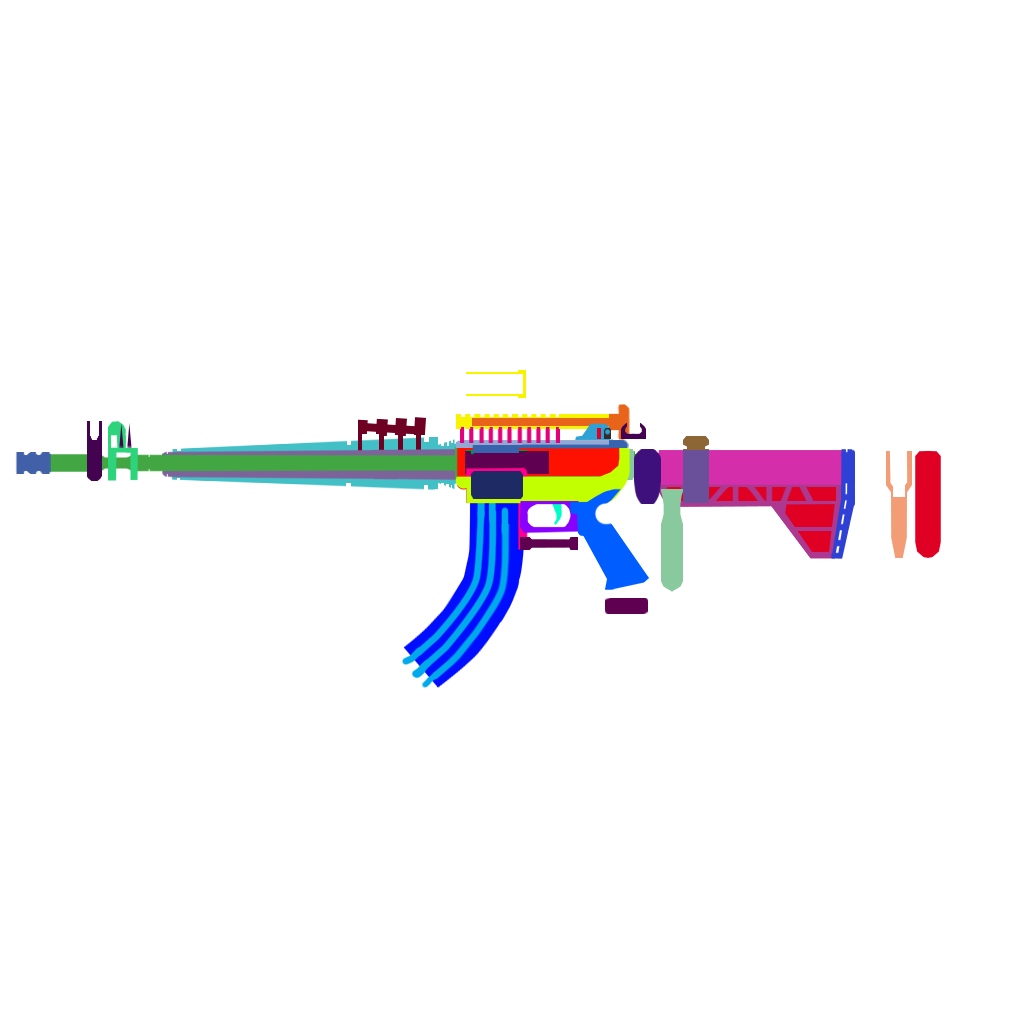
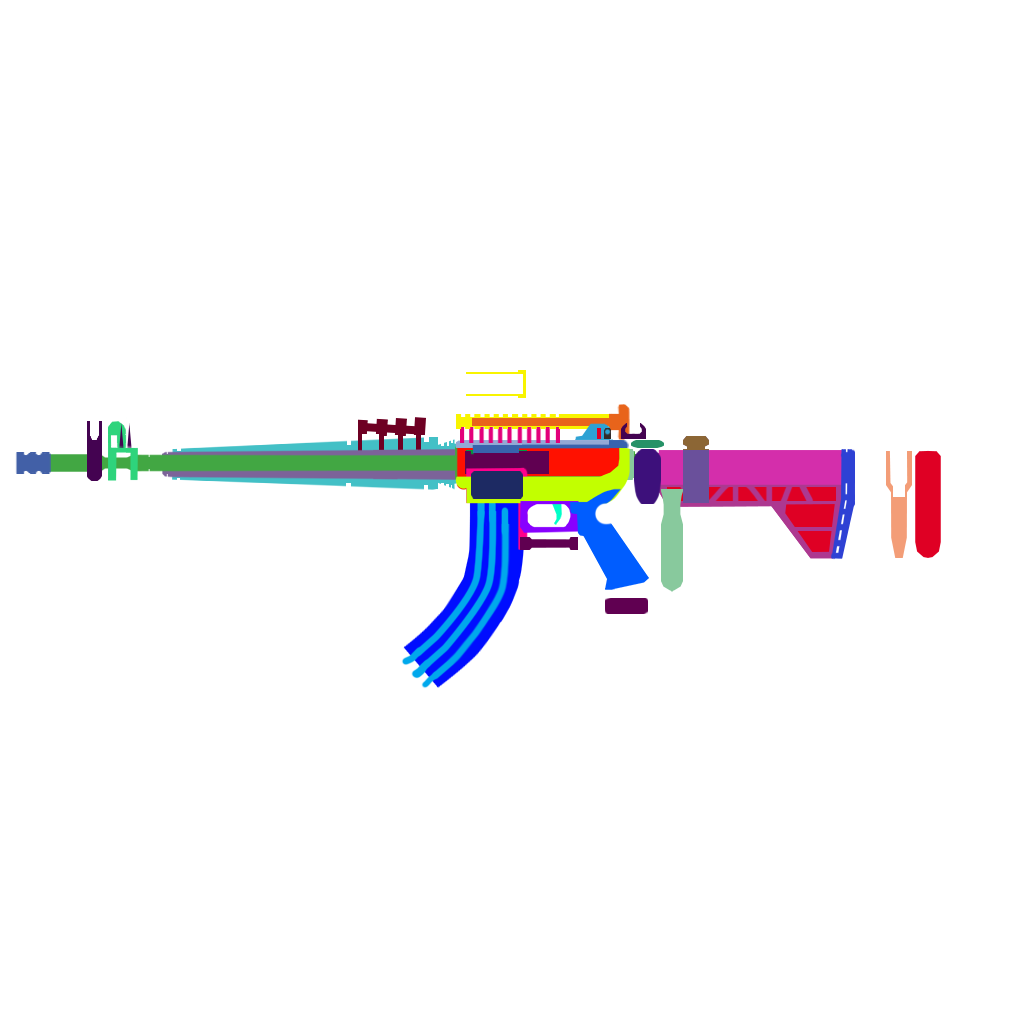
Revision of a layered 1024px x 1024px image; what changed, layer by layer:
added layer "UpperReceiver_ChargingHandle_FRONT" in group "UpperReceiver_ChargingHandle" over box(631, 440, 664, 448)
